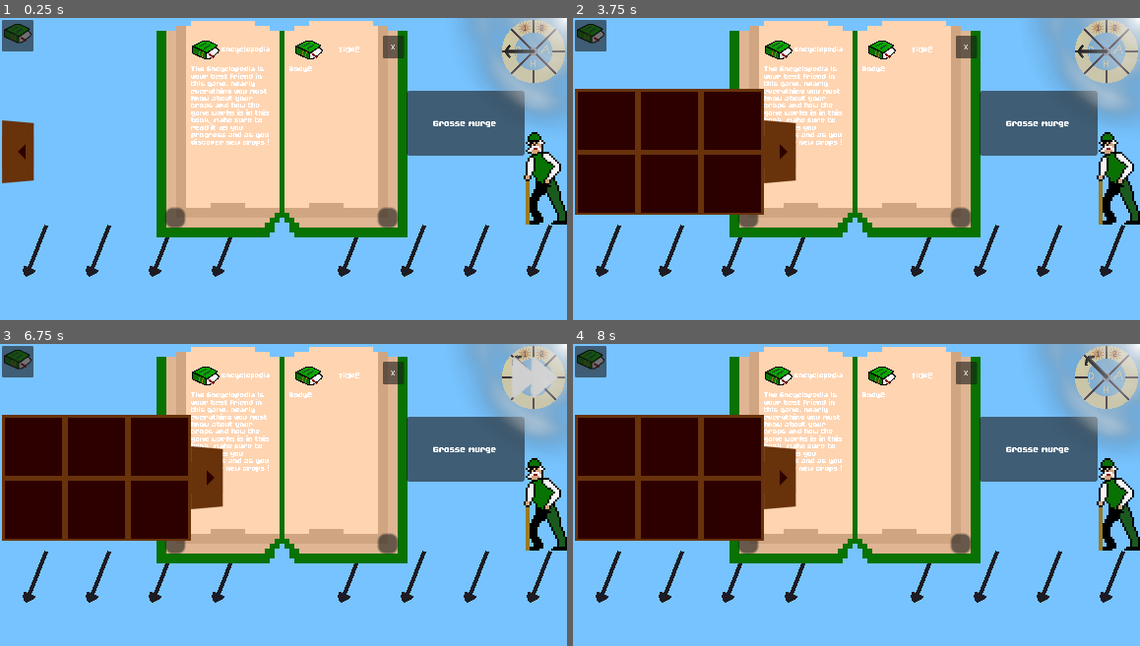
Above: before the commit, frames 1-4 (two rows, left to right).
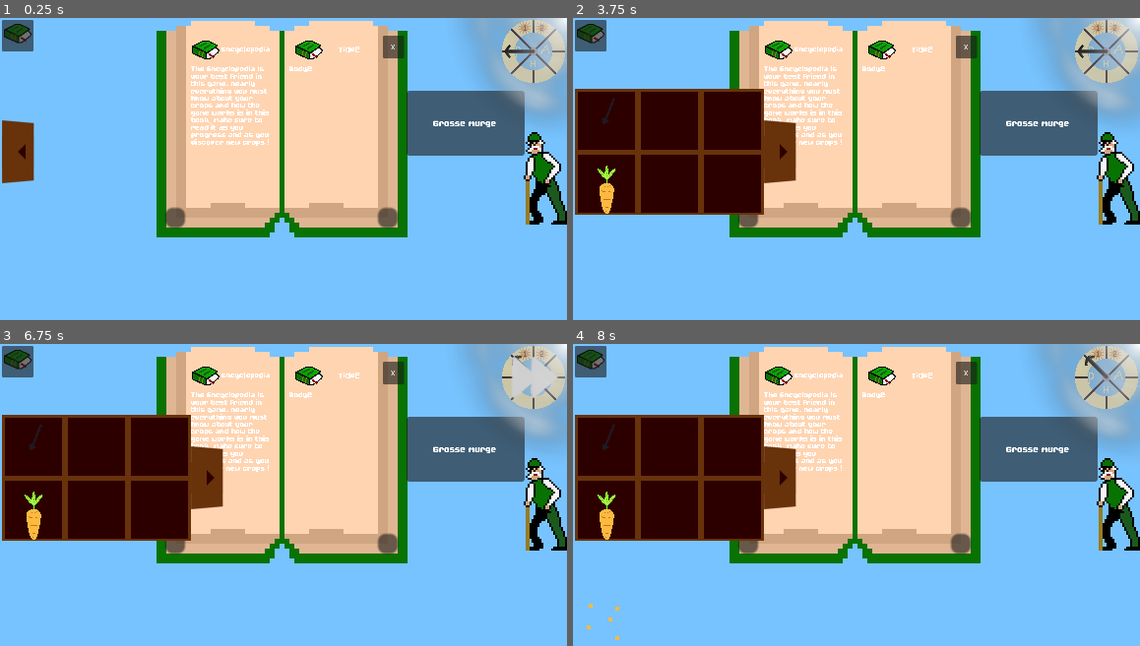
Above: after the commit, the same moments.

Repository: JustAlternate/Regenerative_Game_Jam
Game: Godot game, scene res://Scenes/home.tscn
Same seed, same stepped clock (60 frames per second), same inputs: the game is played once before the commit and once after it. The engine's default icon, where the game draws it, is replaced by a stand-in: a white triangle on a blue panel in a dark square.
Inputs (mouse positions are in pixels of both pictures, inside the frame that each line leads up to):
- Up to frame 1 (0.25 s): no input
- Up to frame 2 (3.75 s): click (607, 268) at 0.52 s; click (958, 217) at 1.25 s; click (958, 217) at 2 s; click (748, 217) at 2.75 s; click (607, 150) at 3.5 s
- Up to frame 3 (6.75 s): click (34, 446) at 4.27 s; click (34, 510) at 5.02 s; click (158, 510) at 5.75 s; click (532, 377) at 6.5 s
- Up to frame 4 (8 s): click (607, 594) at 7.27 s

The runs differ from the first frame. In frame 1, 1.2% of the frame differs, in the area x 3-98%, y 68-86%; in frame 2, 1.5%; in frame 3, 1.5%; in frame 4, 1.5%, in the area x 2-98%, y 26-99%.

Commit message:
shovel works!

Diff:
--- a/Scenes/plant_spot.tscn
+++ b/Scenes/plant_spot.tscn
@@ -32,6 +32,7 @@
 ignore_texture_size = true
 
 [node name="shovel" type="AnimatedSprite2D" parent="."]
+visible = false
 texture_filter = 1
 sprite_frames = SubResource("SpriteFrames_jxvp6")
 
--- a/Scenes/seed_drawer.tscn
+++ b/Scenes/seed_drawer.tscn
@@ -1,10 +1,11 @@
-[gd_scene load_steps=6 format=3 uid="uid://cpc1baduxkefv"]
+[gd_scene load_steps=7 format=3 uid="uid://cpc1baduxkefv"]
 
-[ext_resource type="Texture2D" uid="uid://b45mig8wgxsd3" path="res://Assets/sprites/seed_drawer/button_closed.png" id="1_fiswa"]
+[ext_resource type="Texture2D" uid="uid://cgbe5isvij3y0" path="res://Assets/sprites/seed_drawer/button_closed.png" id="1_fiswa"]
 [ext_resource type="Script" path="res://Scripts/seed_drawer.gd" id="1_g10ax"]
-[ext_resource type="Texture2D" uid="uid://cmct35b1gr5q6" path="res://Assets/sprites/seed_drawer/container_background.png" id="1_ue06r"]
+[ext_resource type="Texture2D" uid="uid://cpnssgt024faa" path="res://Assets/sprites/seed_drawer/container_background.png" id="1_ue06r"]
 [ext_resource type="PackedScene" uid="uid://y7p56ox4gd3m" path="res://Scenes/seed_container.tscn" id="2_ck28v"]
-[ext_resource type="Texture2D" uid="uid://oc0604lpkwhp" path="res://Assets/sprites/seed_drawer/button_opened.png" id="2_r2j8y"]
+[ext_resource type="Texture2D" uid="uid://cedsyw2jb654w" path="res://Assets/sprites/seed_drawer/button_opened.png" id="2_r2j8y"]
+[ext_resource type="Texture2D" uid="uid://b7qergjl8gme0" path="res://Assets/sprites/shovel.png" id="3_06koj"]
 
 [node name="seed_drawer" type="Node2D"]
 script = ExtResource("1_g10ax")
@@ -23,17 +24,21 @@
 theme_override_constants/v_separation = 0
 columns = 3
 
-[node name="ContainerCarrot" parent="HBoxContainer/GridContainer" instance=ExtResource("2_ck28v")]
+[node name="ContainerChovel" parent="HBoxContainer/GridContainer" instance=ExtResource("2_ck28v")]
 layout_mode = 2
-
-[node name="Container2" parent="HBoxContainer/GridContainer" instance=ExtResource("2_ck28v")]
-layout_mode = 2
+Seed_Texture = ExtResource("3_06koj")
+is_shovel = true
+activated = true
 
 [node name="Container3" parent="HBoxContainer/GridContainer" instance=ExtResource("2_ck28v")]
 layout_mode = 2
 
 [node name="Container4" parent="HBoxContainer/GridContainer" instance=ExtResource("2_ck28v")]
 layout_mode = 2
+
+[node name="ContainerCarrot" parent="HBoxContainer/GridContainer" instance=ExtResource("2_ck28v")]
+layout_mode = 2
+activated = true
 
 [node name="Container5" parent="HBoxContainer/GridContainer" instance=ExtResource("2_ck28v")]
 layout_mode = 2
--- a/Scripts/plant_spot.gd
+++ b/Scripts/plant_spot.gd
@@ -15,6 +15,7 @@
 func _process(delta):
 	if Input.is_action_just_pressed("left_click") and not $Button.is_hovered():
 		shovel_level = 0
+		$shovel.visible = false
 
 
 
@@ -22,6 +23,7 @@
 func _on_button_pressed():
 	if GlobalVariables.action_picked == "seed":
 		if plant_type == "none":
+			plant_type = GlobalVariables.seed_picked
 			plant_scene = load("res://Scenes/plants/" + GlobalVariables.seed_picked + ".tscn")
 			plant_instance = plant_scene.instantiate()
 			plant_instance.name = "plant"
@@ -29,7 +31,8 @@
 	if GlobalVariables.action_picked == "shovel" and plant_type != "none":
 		shovel_level += 1
 		if shovel_level == 2:
-			get_node("plant").free
+			plant_type = "none"
+			get_node("plant").free()
 			$shovel.visible = false
 			shovel_level = 0
 		else:
--- a/Scripts/seed_container.gd
+++ b/Scripts/seed_container.gd
@@ -2,13 +2,15 @@
 
 @export var Seed_Texture: Texture2D
 @export var seed_name: String
+@export var is_shovel: bool = false
+@export var activated: bool = false
 var number_of_seeds = 0
 
 # Called when the node enters the scene tree for the first time.
 func _ready():
 	$Sprite2D.set_texture(Seed_Texture)
-	$Sprite2D.visible = false
-	disabled = true
+	$Sprite2D.visible = activated
+	disabled = not activated
 
 # Add n seeds to number_of_seeds and changes sprite visibility and enables button accordingly
 func add_seeds(n):
@@ -33,8 +35,19 @@
 
 
 func _on_pressed():
-	if (GlobalVariables.action_picked == "seed" and GlobalVariables.seed_picked == seed_name):
-		GlobalVariables.action_picked = "none"
-	else:
-		GlobalVariables.action_picked = "seed"
-		GlobalVariables.seed_picked = seed_name
+	print("a")
+	if not is_shovel:
+		if (GlobalVariables.action_picked == "seed" and GlobalVariables.seed_picked == seed_name): #this seed is selected
+			print("b")
+			GlobalVariables.action_picked = "none"
+		else:
+			print("c")
+			GlobalVariables.action_picked = "seed"
+			GlobalVariables.seed_picked = seed_name
+	else: #is_shovel
+		if (GlobalVariables.action_picked == "shovel"):
+			print("d")
+			GlobalVariables.action_picked = "none"
+		else:
+			print("e")
+			GlobalVariables.action_picked = "shovel"
Not shown: 1 places in Scenes/home.tscn that only renumber resources
